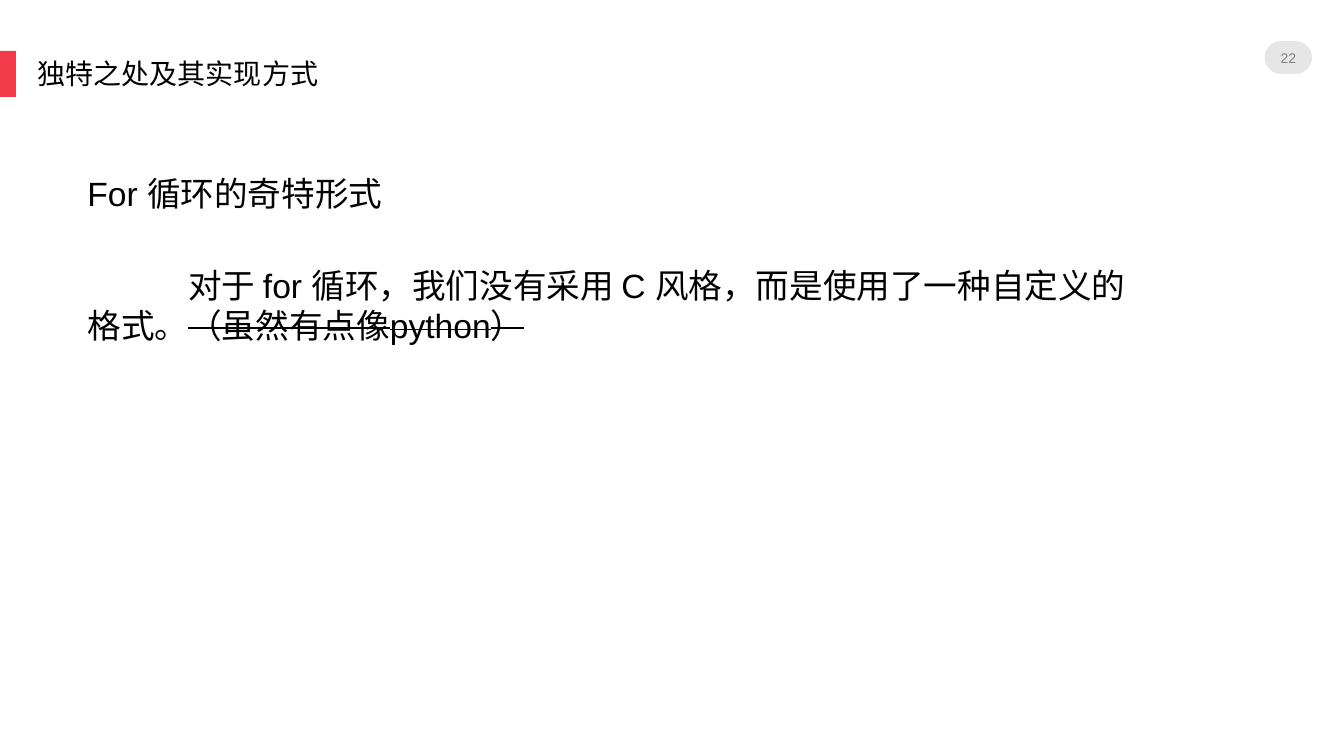
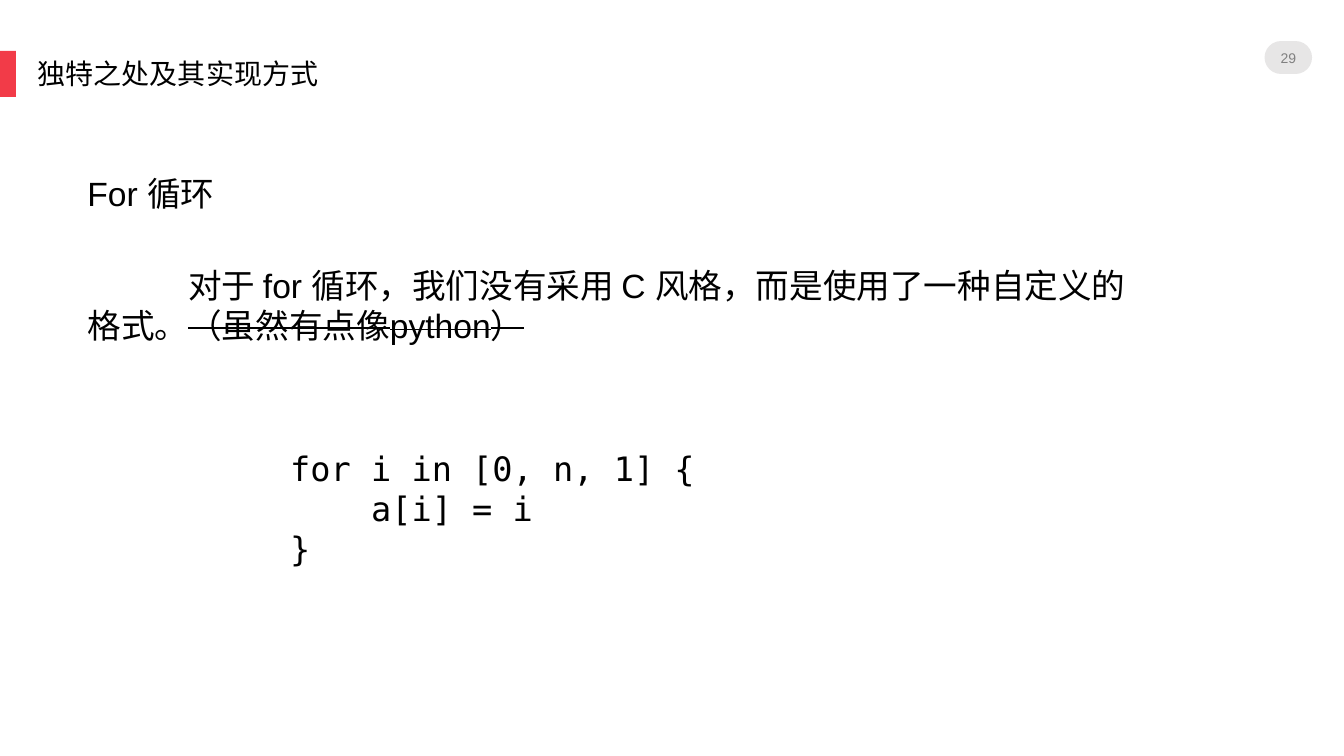
Before and after one commit to Skyminers/SkyCompiler, a slide deck: slide 29 of doc/SkyCompiler.pptx (slide 22 before the commit). Drawn at 1344x756 pixels with LibreOffice and Linux fonts; fonts in the diff are those of the drawing; background and template pictures are left out. Boxes give left, top, right and bottom in pixels: in the first picture for what was removed or moved away, otherwise in the second. Text is boxed around its words. In the diff, an @@ line names an element or a change of style, - is before the commit and + after.

```diff
--- a/doc/SkyCompiler.pptx
+++ b/doc/SkyCompiler.pptx
@@ page number at [1281, 53, 1297, 63]: text changed @@
-22
+29
@@ text at [87, 178, 214, 209]: text changed @@
-For 循环的奇特形式
+For 循环
@@ text added at [290, 455, 654, 526], 24 pt, text #000000 @@
+for i in [0, n, 1] {
+a[i] = i
+}
```
Also in this commit, not shown: 7 other slides changed, 8 slides added.
